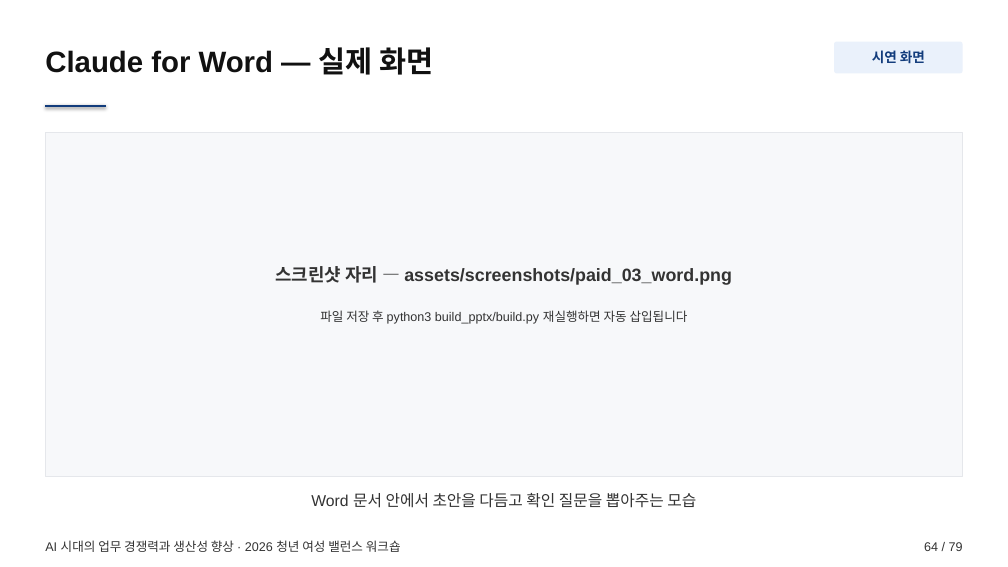
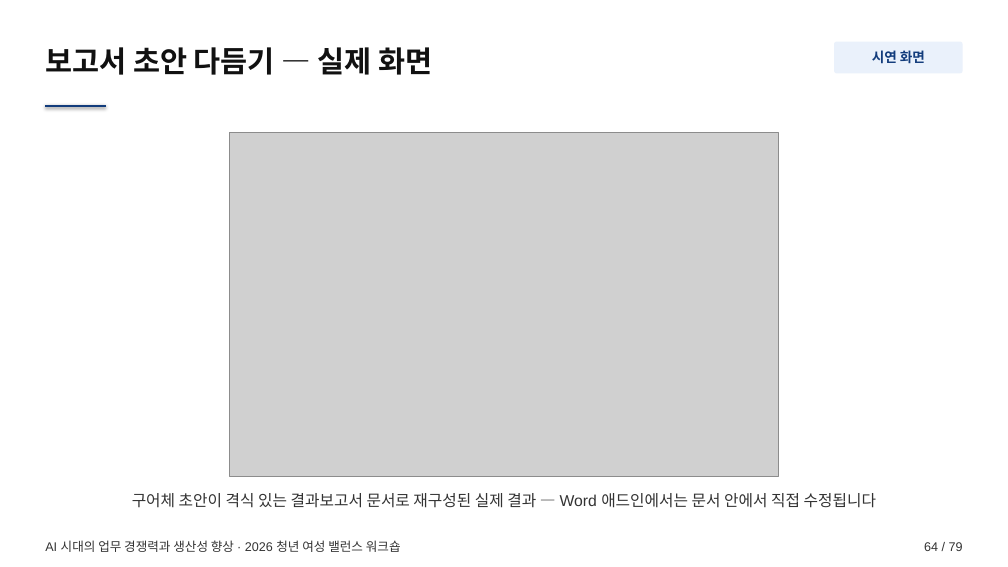
Before and after one commit to smilesjcha/how-to-work-better, a slide deck: slide 64 of lectures/20260723-worklife-ax-workshop/output/worklife-ax-workshop.pptx. Drawn at 1008x567 pixels with LibreOffice and Linux fonts; fonts in the diff are those of the drawing; grey boxes stand for pictures. Boxes give left, top, right and bottom in pixels: in the first picture for what was removed or moved away, otherwise in the second. Text is boxed around its words. In the diff, an @@ line names an element or a change of style, - is before the commit and + after.

```diff
--- a/lectures/20260723-worklife-ax-workshop/output/worklife-ax-workshop.pptx
+++ b/lectures/20260723-worklife-ax-workshop/output/worklife-ax-workshop.pptx
@@ text at (45, 47, 432, 75): text changed @@
-Claude for Word — 실제 화면
+보고서 초안 다듬기 — 실제 화면
@@ rectangle removed at (45, 132, 963, 476) @@
@@ picture added at (230, 132, 778, 476) @@
@@ text removed at (275, 266, 732, 285) @@
-스크린샷 자리 — assets/screenshots/paid_03_word.png
@@ text removed at (320, 310, 688, 324) @@
-파일 저장 후 python3 build_pptx/build.py 재실행하면 자동 삽입됩니다
@@ text at (132, 493, 876, 508): text changed @@
-Word 문서 안에서 초안을 다듬고 확인 질문을 뽑아주는 모습
+구어체 초안이 격식 있는 결과보고서 문서로 재구성된 실제 결과 — Word 애드인에서는 문서 안에서 직접 수정됩니다
```
Also in this commit, not shown: 4 other slides changed, 10 other files.
